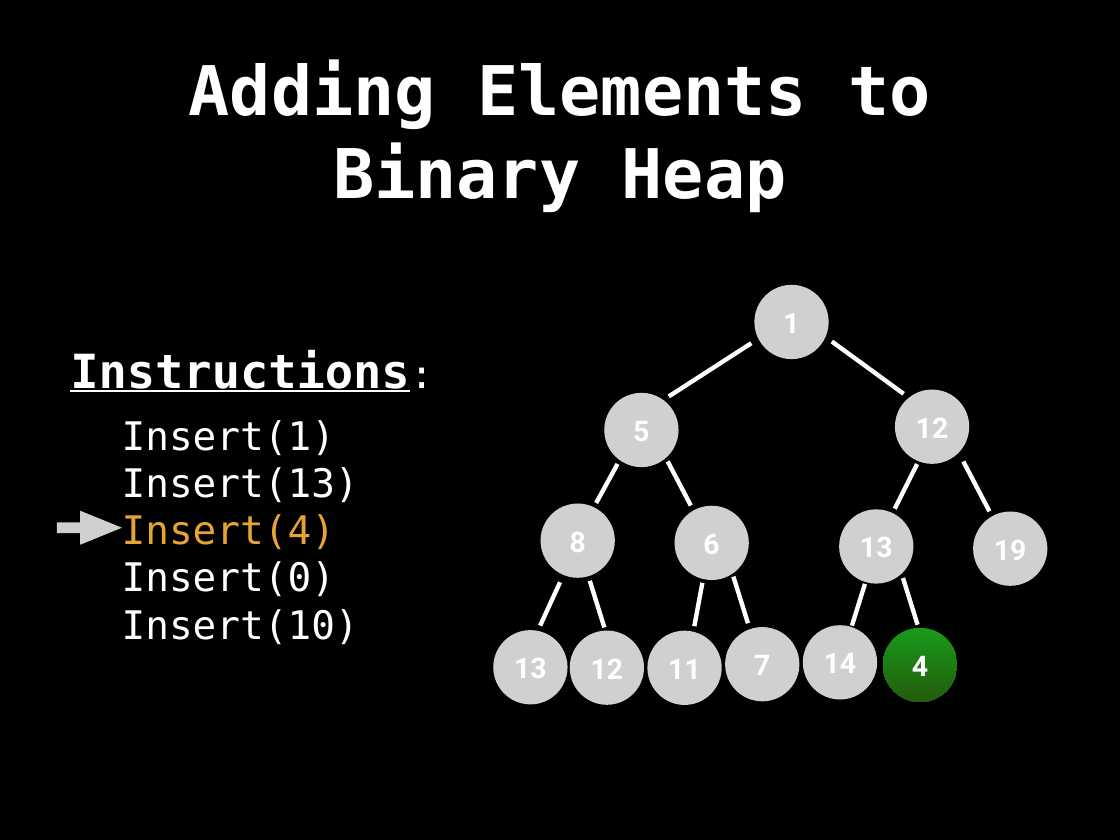
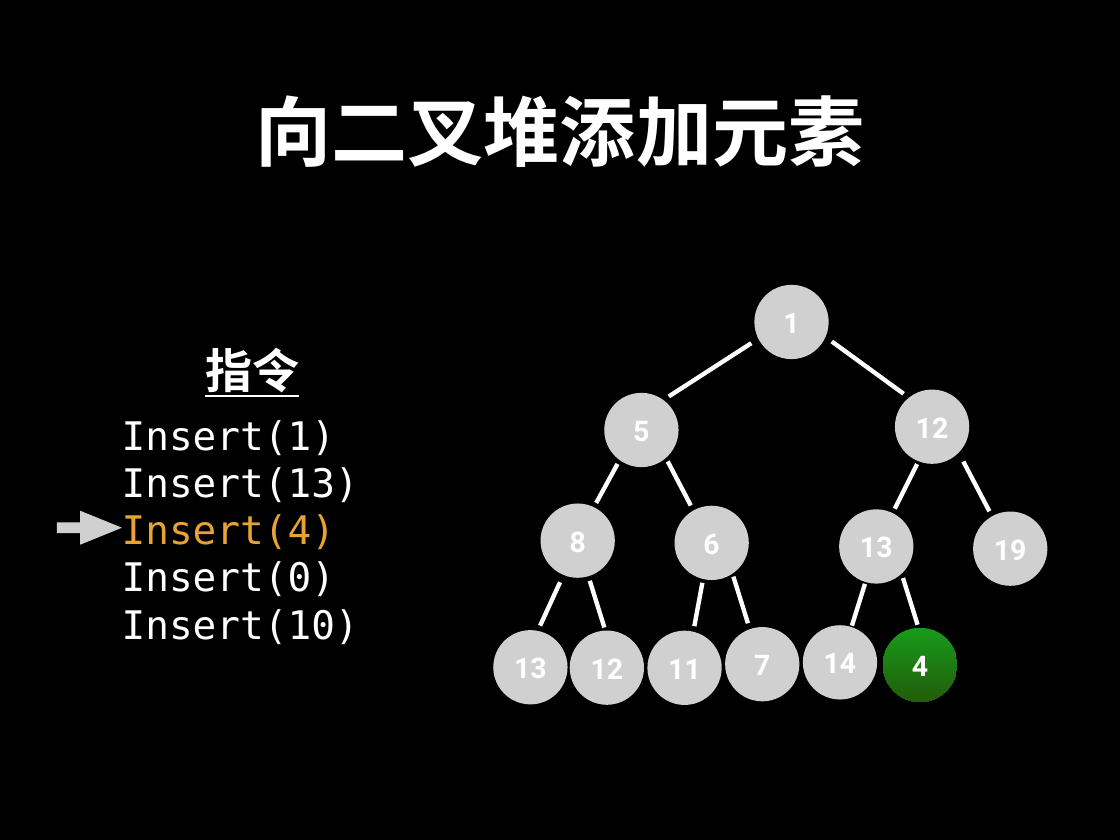
Before and after one commit to spring2go/Algorithms, a slide deck: slide 116 of slides/datastructures/priorityqueue/PriorityQueue.pptx. Drawn at 1120x840 pixels with LibreOffice and Linux fonts; fonts in the diff are those of the drawing; grey boxes stand for pictures. Boxes give left, top, right and bottom in pixels: in the first picture for what was removed or moved away, otherwise in the second. Text is boxed around its words. In the diff, an @@ line names an element or a change of style, - is before the commit and + after.

```diff
--- a/slides/datastructures/priorityqueue/PriorityQueue.pptx
+++ b/slides/datastructures/priorityqueue/PriorityQueue.pptx
@@ title at [256,95,865,167]: text changed; size 62.6 to 69.6 pt @@
-Adding Elements to Binary Heap
+向二叉堆添加元素
@@ text at [205,348,299,397]: text changed @@
-Instructions:
+指令
```
Also in this commit, not shown: 154 other slides changed, 3 slides added, 3 slides removed.
